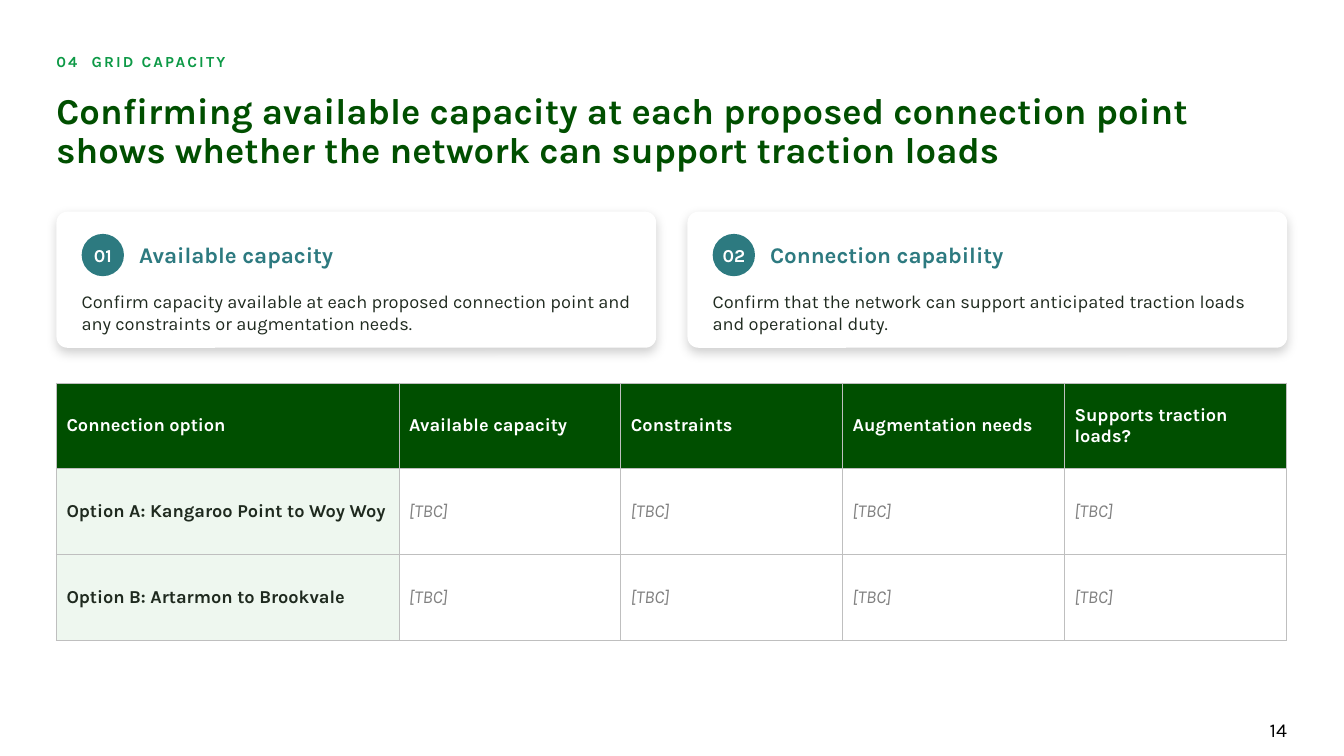
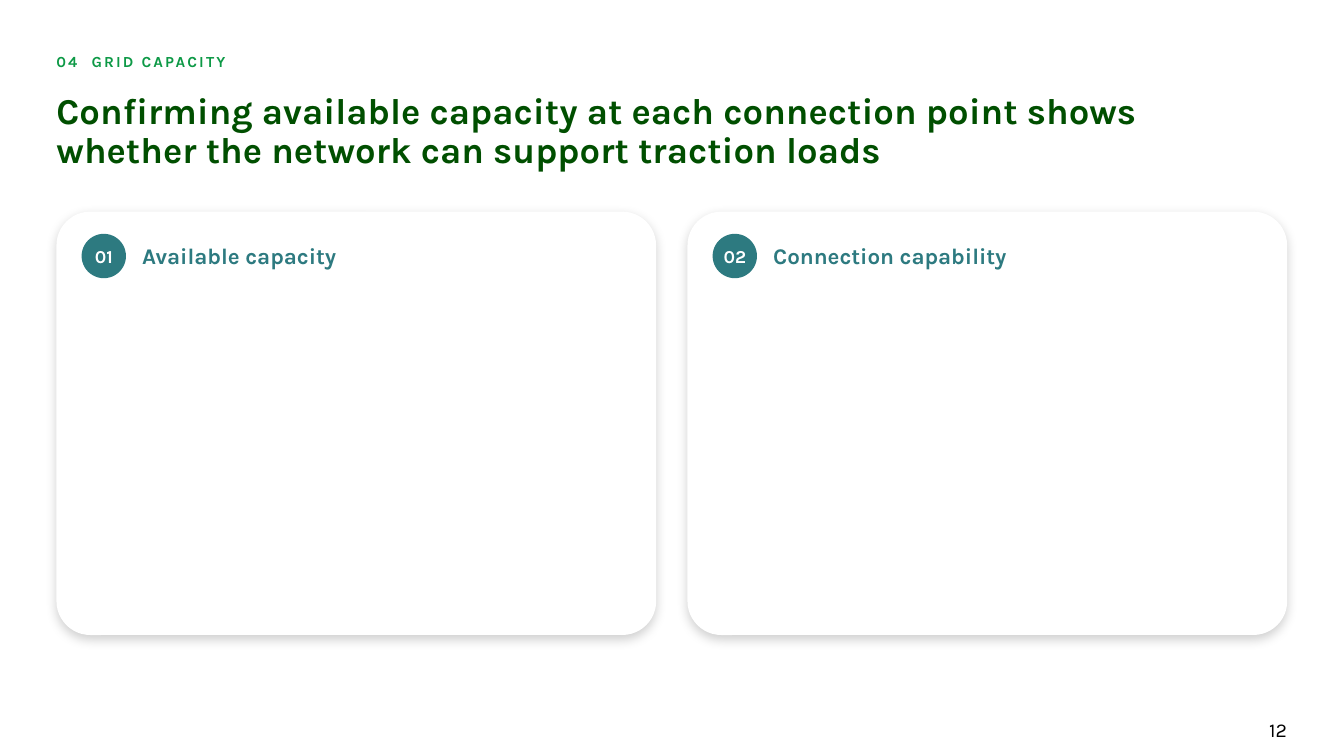
Before and after one commit to alyciawolf02/claude, a slide deck: slide 12 of deliverables/GoFar_Power_and_Grid_Connection_2_Workshop_Structure.pptx (slide 14 before the commit). Drawn at 1344x756 pixels with LibreOffice and Linux fonts; fonts in the diff are those of the drawing; background and template pictures are left out. Boxes give left, top, right and bottom in pixels: in the first picture for what was removed or moved away, otherwise in the second. Text is boxed around its words. In the diff, an @@ line names an element or a change of style, - is before the commit and + after.

```diff
--- a/deliverables/GoFar_Power_and_Grid_Connection_2_Workshop_Structure.pptx
+++ b/deliverables/GoFar_Power_and_Grid_Connection_2_Workshop_Structure.pptx
@@ title at <box>56,98,1136,172</box>: text changed @@
-Confirming available capacity at each proposed connection point shows whether the network can support traction loads
+Confirming available capacity at each connection point shows whether the network can support traction loads
@@ rounded rectangle: place and size @@
-rounded rectangle at <box>56,212,656,348</box>
+rounded rectangle at <box>56,212,656,635</box>
@@ rounded rectangle: place and size @@
-rounded rectangle at <box>688,212,1288,348</box>
+rounded rectangle at <box>688,212,1288,635</box>
@@ text removed at <box>82,295,630,335</box> @@
-Confirm capacity available at each proposed connection point and any constraints or augmentation needs.
@@ text removed at <box>713,295,1245,335</box> @@
-Confirm that the network can support anticipated traction loads and operational duty.
@@ table removed at <box>56,383,1287,640</box>, 3 rows, 5 columns @@
-Connection option | Available capacity | Constraints | Augmentation needs | Supports traction loads?
-Option A: Kangaroo Point to Woy Woy | [TBC] | [TBC] | [TBC] | [TBC]
-Option B: Artarmon to Brookvale | [TBC] | [TBC] | [TBC] | [TBC]
@@ page number at <box>1269,724,1287,737</box>: text changed @@
-14
+12
```
Also in this commit, not shown: 11 other slides changed, 4 slides removed.
